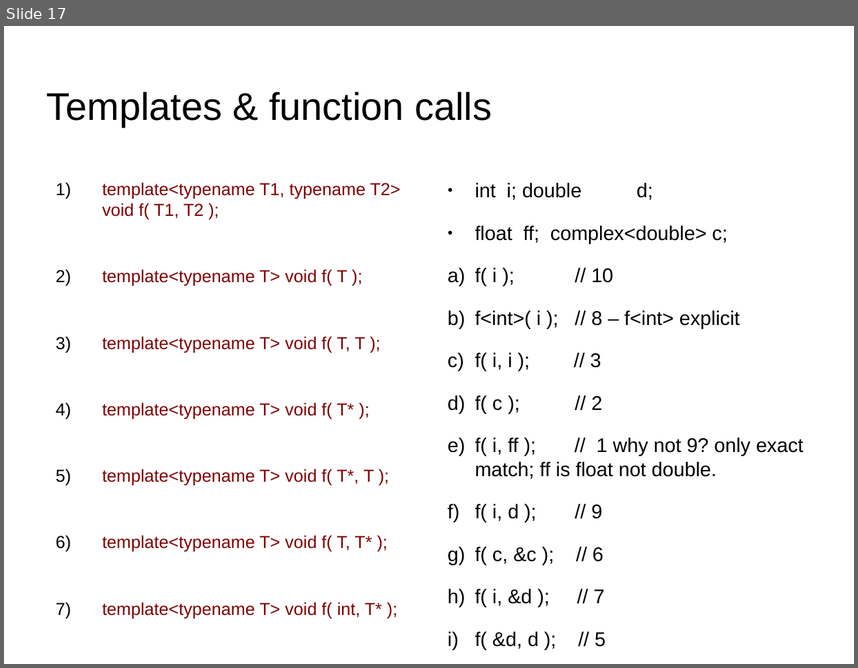
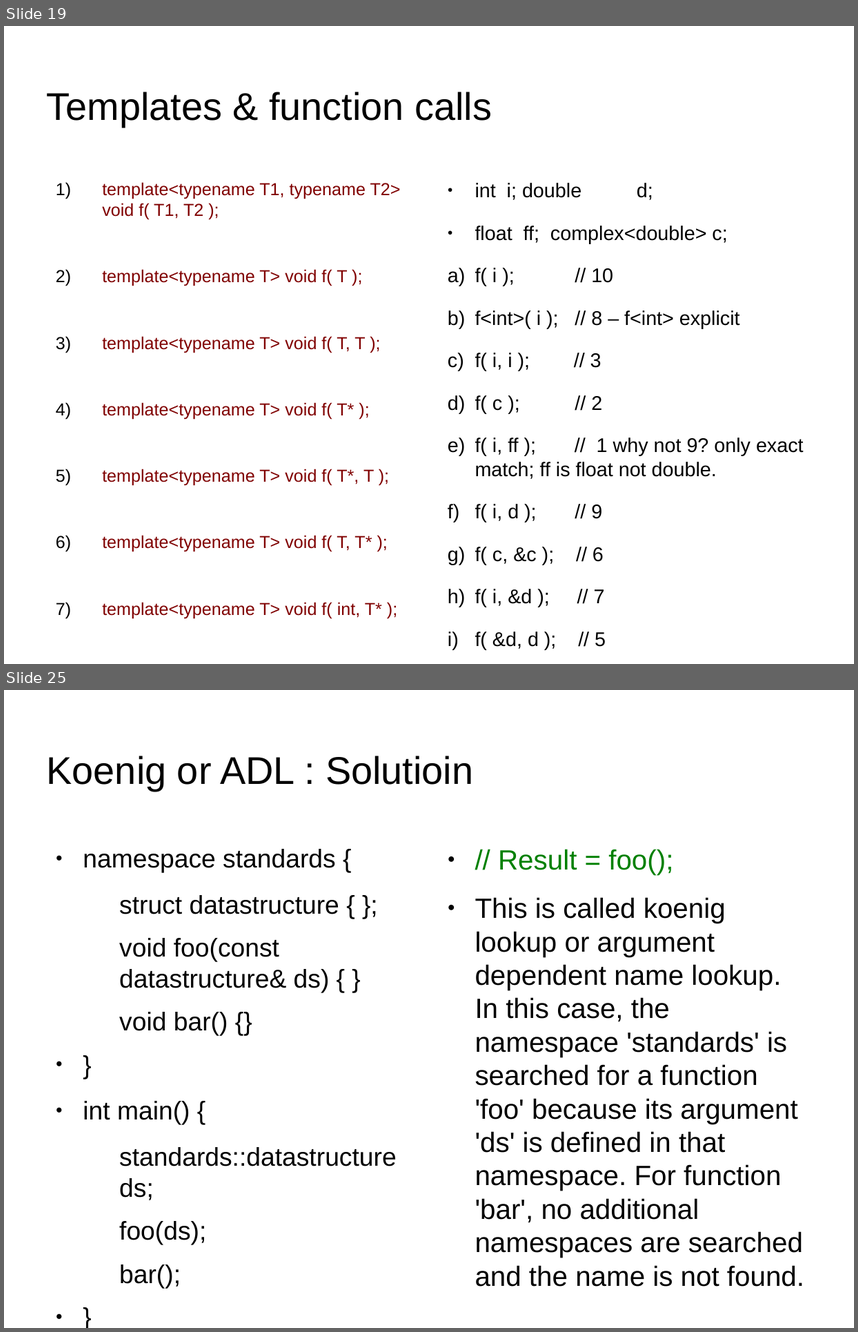
Before and after one commit to kks32/cpp-software-development, a slide deck: Ex22_C++_Quiz/Ex22_C++_Quiz.odp. Shown one above the other, each under a label of ours: slide 17 before the commit, slides 19 and 25 after it; the slides between them are not shown. The pictures are 858x668 and 858x1332 pixels, drawn with LibreOffice and Linux fonts; fonts in the diff are those of the drawing; background and template pictures are left out. Boxes give left, top, right and bottom in pixels: in the first picture for what was removed or moved away, otherwise in the second. Text is boxed around its words. In the diff, an @@ line names an element or a change of style, - is before the commit and + after.

Commit message:
Koenig lookup

```diff
--- a/Ex22_C++_Quiz/Ex22_C++_Quiz.odp
+++ b/Ex22_C++_Quiz/Ex22_C++_Quiz.odp
@@ slide 25 added at <box>4,690,854,1328</box>, background picture (left out) @@
@@ title added at <box>47,756,473,791</box>, 36 pt, text #000000 @@
+Koenig or ADL : Solutioin
@@ text added at <box>83,849,397,1245</box>, 24.1 pt, text #000000 @@
+● namespace standards {
+  struct datastructure { };
+  void foo(const datastructure& ds) { }
+  void bar() {}
+● }
+● int main() {
+  standards::datastructure ds;
+  foo(ds);
+  bar();
+● }
@@ text added at <box>475,849,804,1286</box>, 26 pt, text #000000 @@
+● // Result = foo();
+● This is called koenig lookup or argument dependent name lookup. In this case, the namespace 'standards' is searched for a function 'foo' because its argument 'ds' is defined in that namespace. For function 'bar', no additional namespaces are searched and the name is not found.
@@ what was slide 17 is now slide 19 @@
```
Also in this commit, not shown: 1 slide changed, 7 other slides added, 3 other files.
